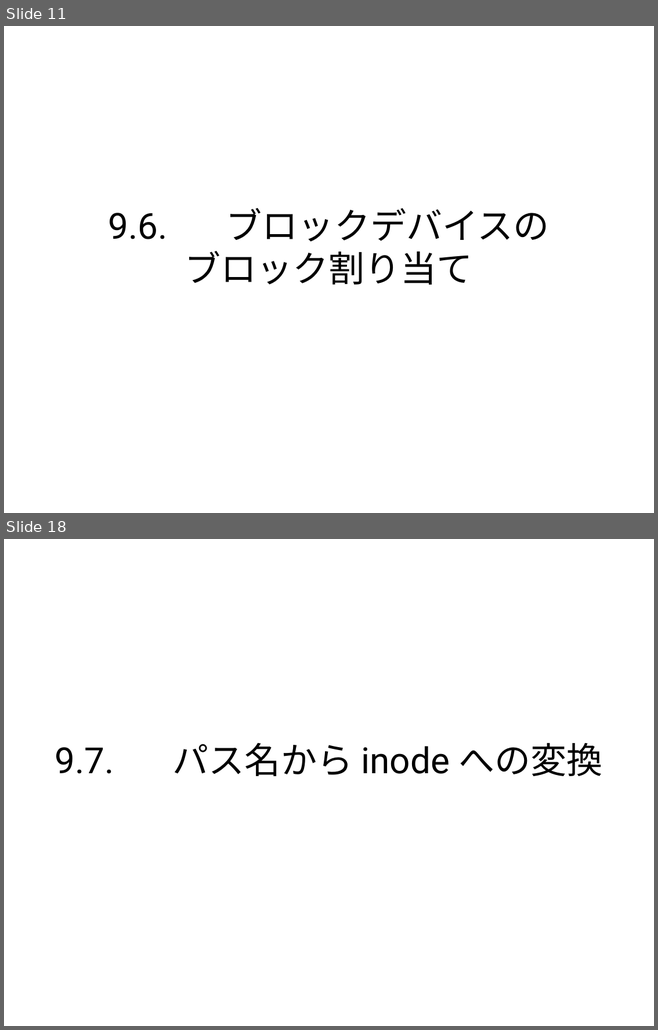
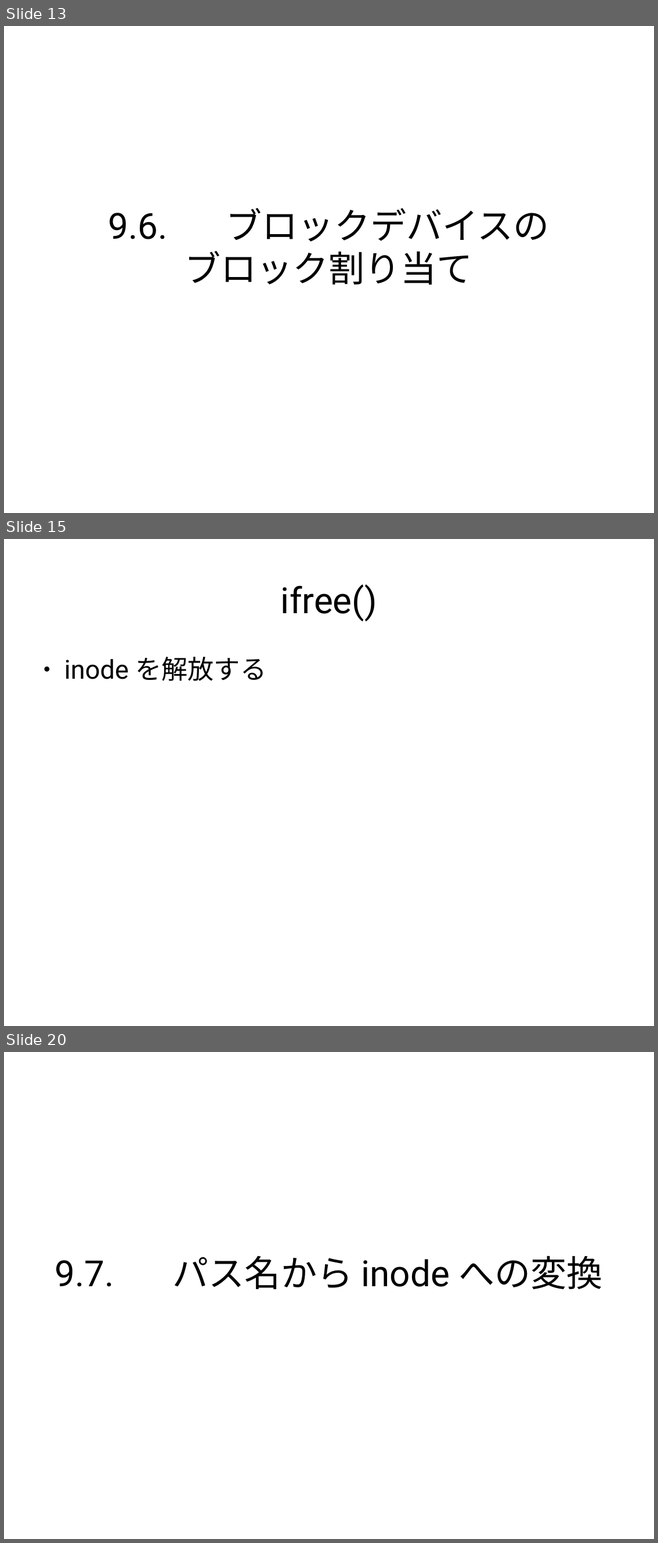
Before and after one commit to andromedroid/ame, a slide deck: doc/unix_v6/inode.odp. Shown one above the other, each under a label of ours: slides 11 and 18 before the commit, slides 13, 15 and 20 after it; the slides between them are not shown. The pictures are 658x1030 and 658x1543 pixels, drawn with LibreOffice and Linux fonts; fonts in the diff are those of the drawing. Boxes give left, top, right and bottom in pixels: in the first picture for what was removed or moved away, otherwise in the second. Text is boxed around its words. In the diff, an @@ line names an element or a change of style, - is before the commit and + after.

Commit message:
i'm making inode.odp

```diff
--- a/doc/unix_v6/inode.odp
+++ b/doc/unix_v6/inode.odp
@@ slide 15 added at (x1=4, y1=539, x2=654, y2=1026), background #FFFFFF @@
@@ title added at (x1=281, y1=584, x2=377, y2=621), 44 pt, text #000000 @@
+ifree()
@@ text added at (x1=64, y1=657, x2=266, y2=681), 32 pt, text #000000 @@
+● inode を解放する
@@ what was slide 11 is now slide 13 @@
@@ what was slide 18 is now slide 20 @@
```
Also in this commit, not shown: 16 other slides added, 14 slides removed.
